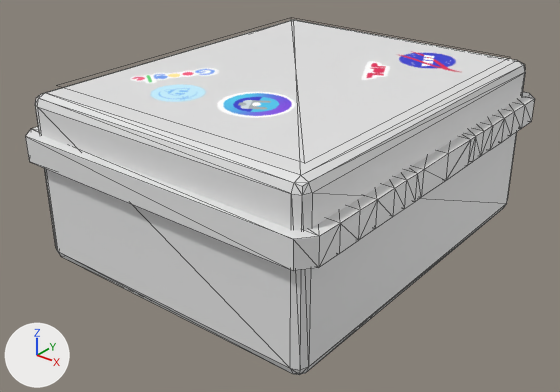
One commit to the glTF model assets/control_box.glb: the scene before it, then after it.
Before and after are seen from a 50 mm lens placed at (0.878, -1.147, 0.789), pointed at (-0.012, -0.034, 0.099). Lighting does not change. The marker at lower left points along +X, +Y and +Z. Mesh edges are drawn as thin lines. Where no turn or scale is listed for an object, it has been applied to the vertices. Vertices at the same position are counted once.
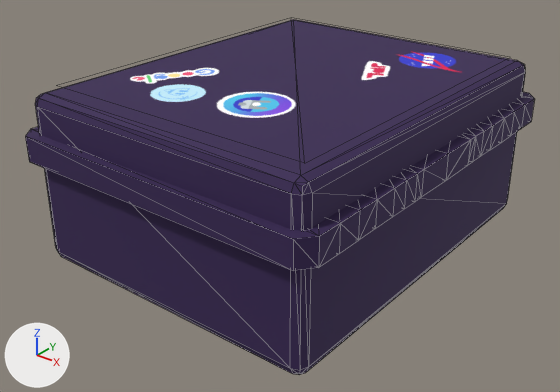
Changed parts and their boxes [x1, y1, x2, y2] in the pictures (560 x 392 px):
'box', recoloured (white to purple): [35, 20, 525, 375] in both
part 1 of me_cube_018, recoloured (white to purple): [25, 92, 535, 271] in both

The change, as a diff of the scene's bpy script:
```diff
--- a/assets/control_box.glb.py
+++ b/assets/control_box.glb.py
@@ me_cube_017 @@
 me_cube_017.from_pydata(...)  # 56 vertices, 108 faces; spans x -0.309..0.309, y -0.385..0.385, z -0.204..0.135
-me_cube_017.materials.append(mat_plastic)  # white #e7e7e7
+me_cube_017.materials.append(mat_dark_plastic)  # dark purple #352052
@@ me_cube_018 @@
 me_cube_018.from_pydata(...)  # 287 vertices, 568 faces; spans x -0.368..0.332, y -0.405..0.405, z -0.162..0.025
 # used by ob_box_latches; location = (0.0, 0.0, 0.245)
+# me_cube_018 part 1: 520 faces spanning x -0.368..0.332, y -0.405..0.405, z -0.162..0.025 switch from mat_plastic (white #e7e7e7) to mat_dark_plastic (dark purple #352052)
```
